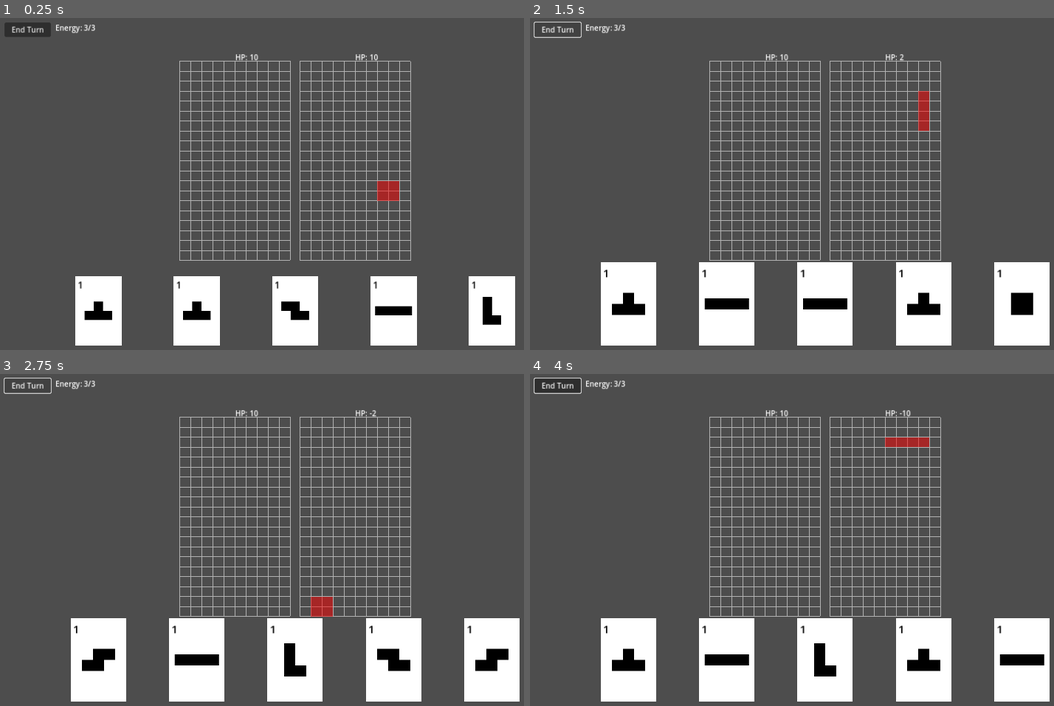
Above: before the commit, frames 1-4 (two rows, left to right).
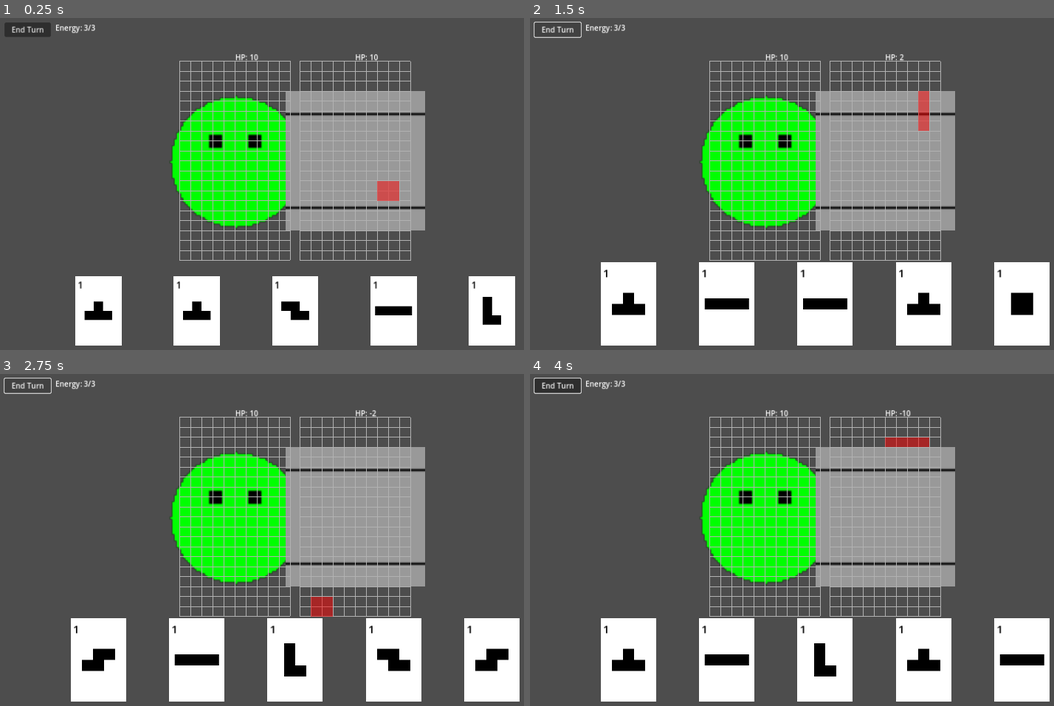
Above: after the commit, the same moments.

Repository: dBinet/SquirrelAttack
Game: Godot game, scene res://scenes/Main.tscn
Two runs of this game, one before a commit and one after it. Both use one fixed random seed, a clock stepped at 60 frames per second and the inputs below.
Inputs (mouse positions are in pixels of both pictures, inside the frame that each line leads up to):
- Up to frame 1 (0.25 s): no input
- Up to frame 2 (1.5 s): click "End Turn" at 0.5 s; click "End Turn" at 1.25 s
- Up to frame 3 (2.75 s): click "End Turn" at 2 s
- Up to frame 4 (4 s): tap Enter at 2.75 s; move the mouse to (954, 523) at 2.77 s; click (954, 523) at 2.92 s; tap Space at 3.5 s; drag from (708, 556) to (797, 606) at 3.52 s

The runs differ from the first frame. In frame 1, 16% of the frame differs, in the area x 32-82%, y 22-64%; in frame 2, 16%; in frame 3, 16%; in frame 4, 16%.

Commit message:
Add alien and mech sprites

Diff:
--- a/scripts/Main.gd
+++ b/scripts/Main.gd
@@ -14,6 +14,10 @@
 var _enemy_health: int = STARTING_HEALTH
 const HAZARDS_PER_ROUND := 4
 
+# Sprite placeholders for an alien and a mech that appear behind the grids
+var _alien_sprite: Sprite2D
+var _mech_sprite: Sprite2D
+
 const ATTACK_DATA = preload("res://scripts/AttackData.gd")
 
 const CARD_SCENE := preload("res://scenes/Card.tscn")
@@ -49,6 +53,17 @@
     _enemy_health_label = Label.new()
     add_child(_enemy_health_label)
     _update_health_labels()
+
+    # Create sprite placeholders for the alien and mech behind the grids
+    _alien_sprite = Sprite2D.new()
+    _alien_sprite.texture = _create_alien_texture()
+    _alien_sprite.z_index = -1
+    add_child(_alien_sprite)
+
+    _mech_sprite = Sprite2D.new()
+    _mech_sprite.texture = _create_mech_texture()
+    _mech_sprite.z_index = -1
+    add_child(_mech_sprite)
 
     _add_random_cards()
 
@@ -89,6 +104,7 @@
     _grids[0].position = Vector2(start_x, top_y)
     _grids[1].position = Vector2(start_x + grid_width + GRID_MARGIN, top_y)
     _update_health_label_positions()
+    _update_creature_positions()
 
 func _update_scale() -> void:
     var viewport_size := _previous_viewport_size
@@ -98,6 +114,7 @@
     var new_size: int = max(1, int(floor(min(horiz, vert))))
     Grid.set_cell_size(new_size)
     Card.update_scale(new_size)
+    _update_character_scale()
 
 func on_card_dropped(card: Card) -> bool:
     if _energy_available < card.energy_cost:
@@ -190,3 +207,45 @@
     if grid_idx == 0:
         _enemy_health -= dmg
     _update_health_labels()
+
+# Generate a simple green circle texture to represent the alien
+func _create_alien_texture() -> ImageTexture:
+    var size := 64
+    var img := Image.create(size, size, false, Image.FORMAT_RGBA8)
+    img.fill(Color(0, 0, 0, 0))
+    var center := Vector2(size / 2, size / 2)
+    var radius := size / 2 - 2
+    for x in range(size):
+        for y in range(size):
+            if center.distance_to(Vector2(x, y)) <= radius:
+                img.set_pixel(x, y, Color(0, 1, 0))
+    for x in range(20, 26):
+        for y in range(20, 26):
+            img.set_pixel(x, y, Color.BLACK)
+            img.set_pixel(size - 1 - x, y, Color.BLACK)
+    return ImageTexture.create_from_image(img)
+
+# Generate a simple gray square texture to represent the mech
+func _create_mech_texture() -> ImageTexture:
+    var size := 64
+    var img := Image.create(size, size, false, Image.FORMAT_RGBA8)
+    img.fill(Color(0.6, 0.6, 0.6))
+    for x in range(size):
+        img.set_pixel(x, 10, Color.BLACK)
+        img.set_pixel(x, size - 11, Color.BLACK)
+    return ImageTexture.create_from_image(img)
+
+func _update_character_scale() -> void:
+    var grid_height := Grid.ROWS * Grid.CELL_SIZE * GRID_VERTICAL_SCALE
+    var target := grid_height * 0.7
+    var factor := target / 64.0
+    _alien_sprite.scale = Vector2(factor, factor)
+    _mech_sprite.scale = Vector2(factor, factor)
+
+func _update_creature_positions() -> void:
+    if _grids.size() < 2:
+        return
+    var grid_width := Grid.COLS * Grid.CELL_SIZE
+    var grid_height := Grid.ROWS * Grid.CELL_SIZE * GRID_VERTICAL_SCALE
+    _alien_sprite.position = _grids[0].position + Vector2(grid_width / 2, grid_height / 2)
+    _mech_sprite.position = _grids[1].position + Vector2(grid_width / 2, grid_height / 2)
